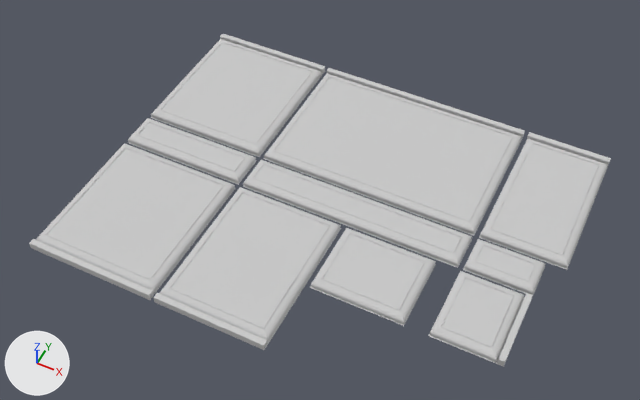
Two versions of the FBX model Assets/05_Models/Structures/Ceiling_DiningRoom.FBX, one commit apart.
Before and after are seen from a camera (50 mm lens) standing at (7.35, -22.0, 23.43) and looking at (-0.8, -5.69, 3.05). The lights are fixed; the arrows at lower left show +X, +Y and +Z.

Before the edit, the objects in view are built like this:
```python
ob_ceiling_bathroom2 = bpy.data.objects.new('Ceiling_Bathroom2', me_mesh_001)
ob_ceiling_bathroom2.location = (4.98, -7.5, 3.13)
ob_ceiling_bathroom2_decor = bpy.data.objects.new('Ceiling_Bathroom2_Decor', me_mesh)
ob_ceiling_bathroom2_decor.location = (4.98, -7.5, 3.02)
ob_ceiling_bathroom_gola = bpy.data.objects.new('Ceiling_Bathroom_Gola', me_mesh_022)
ob_ceiling_bathroom_gola.location = (6.05, -7.5, 3.02)
ob_ceiling_bedroom = bpy.data.objects.new('Ceiling_Bedroom', me_mesh_007)
ob_ceiling_bedroom.location = (-5.55, -8.6, 3.13)
ob_ceiling_bedroom_decor = bpy.data.objects.new('Ceiling_Bedroom_Decor', me_mesh_006)
ob_ceiling_bedroom_decor.location = (-5.55, -8.6, 3.02)
ob_ceiling_corridor1_decor = bpy.data.objects.new('Ceiling_Corridor1_Decor', me_mesh_012)
ob_ceiling_corridor1_decor.location = (-5.55, -5.55, 3.02)
ob_ceiling_corridor2 = bpy.data.objects.new('Ceiling_Corridor2', me_mesh_011)
ob_ceiling_corridor2.location = (0.3, -5.55, 3.13)
ob_ceiling_corridor3_decor = bpy.data.objects.new('Ceiling_Corridor3_Decor', me_mesh_008)
ob_ceiling_corridor3_decor.location = (5.1, -5.55, 3.02)
ob_ceiling_guestroom_gola = bpy.data.objects.new('Ceiling_Guestroom_Gola', me_mesh_025)
ob_ceiling_guestroom_gola.location = (-1.54, -11.0, 3.02)
# also in view: 'Ceiling_Corridor3' at (5.1, -5.55, 3.13); 'Ceiling_Living_Decor' at (0.3, -2.5, 3.02); 'Ceiling_Corridor2_Decor' at (0.3, -5.55, 3.02); 'Ceiling_Guestroom_Decor' at (-1.54, -8.6, 3.02); 'Ceiling_Kitchen' at (-5.55, -2.5, 3.13)
```
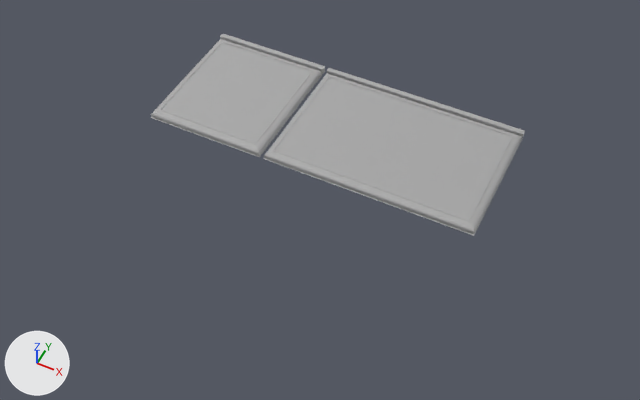
Where the newer file only moved an object's origin or applied its transform, the numbers keep the older frame.

Pixel boxes (x1, y1, x2, y2) of what changed, in the pictures (640 x 400 px):
'Ceiling_Living', surface changed
    both: (275, 78, 512, 221)
'Ceiling_Bedroom', deleted
    before: (47, 149, 223, 279)
'Ceiling_Guestroom', deleted
    before: (171, 193, 329, 328)
'Ceiling_Kitchen', surface changed
    both: (162, 43, 311, 144)
'Ceiling_Studio', deleted
    before: (492, 144, 598, 254)
'Ceiling_Living_Decor', surface changed
    both: (264, 73, 522, 236)
'Ceiling_Bathroom1', deleted
    before: (323, 234, 424, 310)
'Ceiling_Corridor2_Decor', deleted
    before: (243, 160, 472, 268)
'Ceiling_Guestroom_Decor', deleted
    before: (159, 187, 341, 344)
'Ceiling_Bedroom_Decor', deleted
    before: (36, 143, 235, 295)
'Ceiling_Corridor2', deleted
    before: (255, 165, 461, 253)
'Ceiling_Studio_Decor', deleted
    before: (479, 139, 608, 270)
'Ceiling_Kitchen_Decor', surface changed
    both: (151, 39, 322, 157)
'Ceiling_Bathroom2', deleted
    before: (443, 278, 513, 347)
'Ceiling_Bathroom1_Decor', deleted
    before: (310, 228, 436, 326)
'Ceiling_Bathroom2_Decor', deleted
    before: (429, 271, 524, 364)
'Ceiling_Corridor1_Decor', deleted
    before: (128, 118, 257, 185)
'Ceiling_Corridor3_Decor', deleted
    before: (463, 239, 545, 295)
'Ceiling_Corridor1', deleted
    before: (139, 123, 244, 171)
'Ceiling_Living_Gola', surface changed
    both: (327, 68, 525, 139)
'Ceiling_Bedroom_Gola', deleted
    before: (29, 239, 154, 300)
'Ceiling_Guestroom_Gola', deleted
    before: (153, 293, 268, 350)
'Ceiling_Corridor3', deleted
    before: (476, 246, 535, 281)
'Ceiling_Kitchen_Gola', surface changed
    both: (220, 34, 325, 75)
'Ceiling_Bathroom_Gola', deleted
    before: (497, 293, 533, 367)
'Ceiling_Studio_Gola', deleted
    before: (527, 132, 611, 167)

The edits, one by one:
In material '01 - Default' (mat_01___default), metallic goes from 0.0 to 1.0.
Object 'Ceiling_Guestroom_Gola' (ob_ceiling_guestroom_gola) is deleted.
Object 'Ceiling_Corridor2' (ob_ceiling_corridor2) is deleted.
Object 'Ceiling_Corridor1_Decor' (ob_ceiling_corridor1_decor) is deleted.
Object 'Ceiling_Bathroom2' (ob_ceiling_bathroom2) is deleted.
Object 'Ceiling_Bathroom2_Decor' (ob_ceiling_bathroom2_decor) is deleted.
Object 'Ceiling_Bathroom_Gola' (ob_ceiling_bathroom_gola) is deleted.
Object 'Ceiling_Bedroom_Decor' (ob_ceiling_bedroom_decor) is deleted.
Object 'Ceiling_Bedroom' (ob_ceiling_bedroom) is deleted.
Object 'Ceiling_Corridor1' (ob_ceiling_corridor1) is deleted.
Object 'Ceiling_Guestroom' (ob_ceiling_guestroom) is deleted.
Object 'Ceiling_Studio_Gola' (ob_ceiling_studio_gola) is deleted.
Object 'Ceiling_Guestroom_Decor' (ob_ceiling_guestroom_decor) is deleted.
Object 'Ceiling_Studio_Decor' (ob_ceiling_studio_decor) is deleted.
Object 'Ceiling_Corridor3' (ob_ceiling_corridor3) is deleted.
Object 'Ceiling_Bathroom1_Decor' (ob_ceiling_bathroom1_decor) is deleted.
Object 'Ceiling_Bedroom_Gola' (ob_ceiling_bedroom_gola) is deleted.
Object 'Ceiling_Bathroom1' (ob_ceiling_bathroom1) is deleted.
Object 'Ceiling_Corridor2_Decor' (ob_ceiling_corridor2_decor) is deleted.
Object 'Ceiling_Studio' (ob_ceiling_studio) is deleted.
Object 'Ceiling_Corridor3_Decor' (ob_ceiling_corridor3_decor) is deleted.
